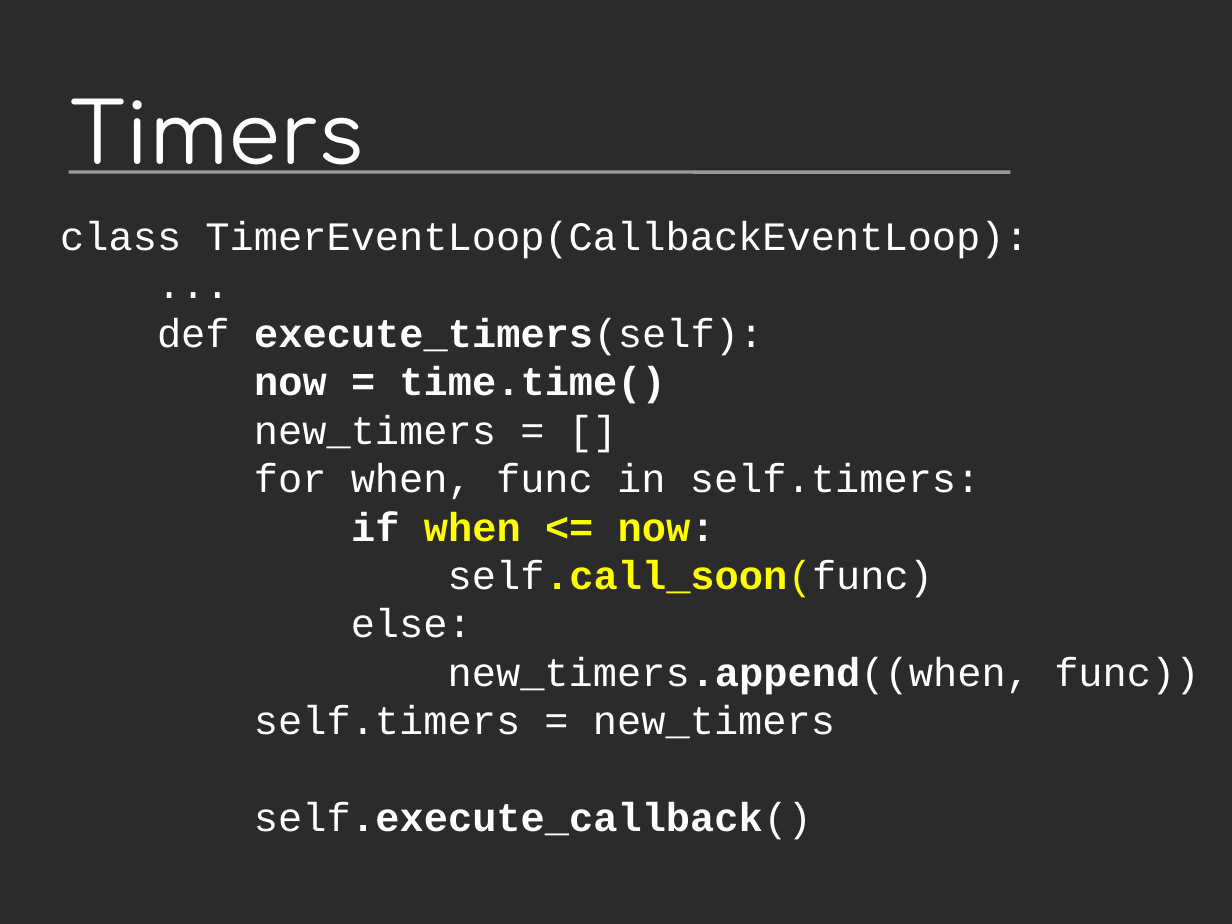
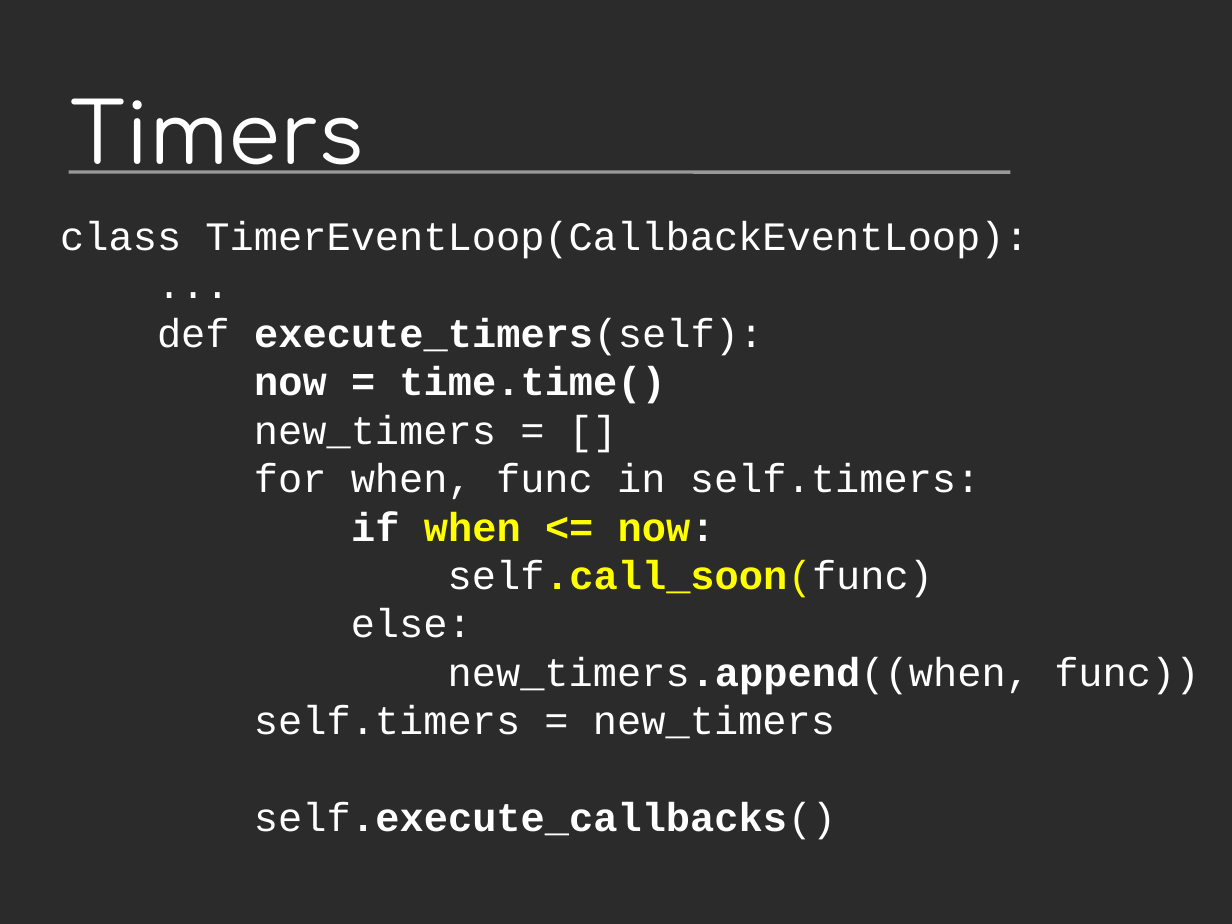
Before and after one commit to vstinner/talks, a slide deck: slide 10 of 2014-Pycon-Lyon/asyncio.odp. Drawn at 1232x924 pixels with LibreOffice and Linux fonts; fonts in the diff are those of the drawing; background and template pictures are left out; a plain dark background stands for a picture behind light text. Boxes give left, top, right and bottom in pixels: in the first picture for what was removed or moved away, otherwise in the second. Text is boxed around its words. In the diff, an @@ line names an element or a change of style, - is before the commit and + after.

```diff
--- a/2014-Pycon-Lyon/asyncio.odp
+++ b/2014-Pycon-Lyon/asyncio.odp
@@ text at (254, 802, 836, 840): text changed @@
-self.execute_callback()
+self.execute_callbacks()
```
Also in this commit, not shown: 6 other slides changed, 17 other files.
